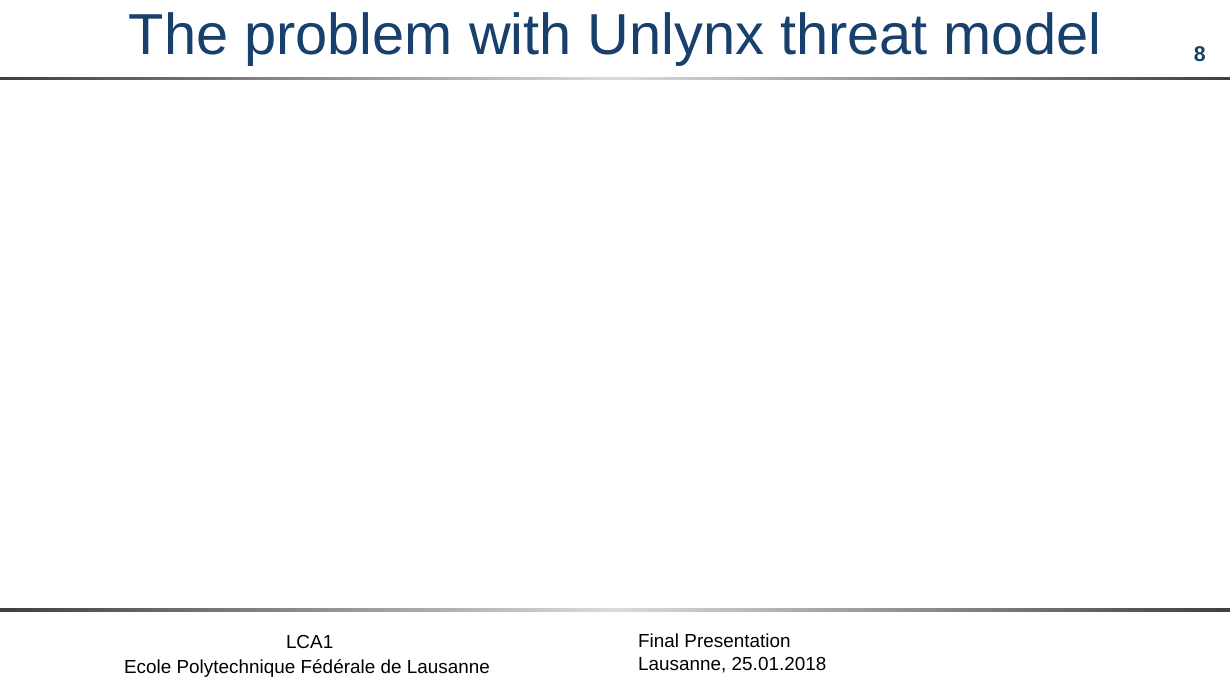
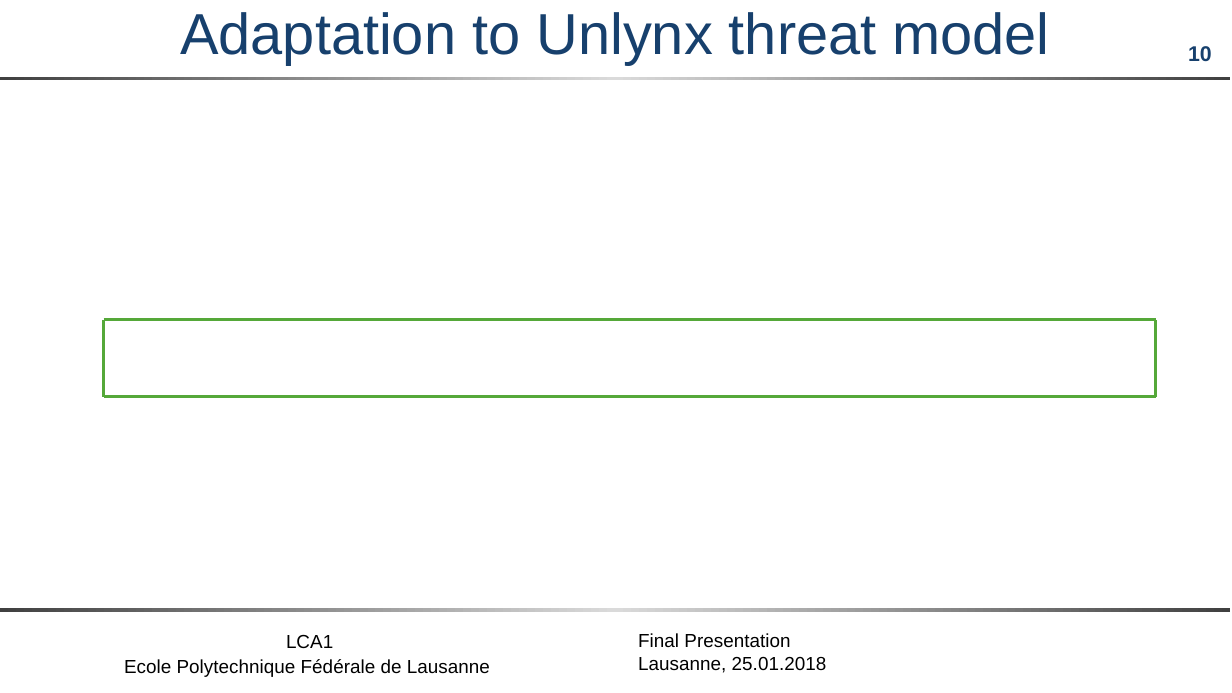
Before and after one commit to maxpr/MasterProjectDocuments, a slide deck: slide 10 of doc/FinalPresentation.pptx (slide 8 before the commit). Drawn at 1232x693 pixels with LibreOffice and Linux fonts; fonts in the diff are those of the drawing; grey boxes stand for pictures; background and template pictures are left out. Boxes give left, top, right and bottom in pixels: in the first picture for what was removed or moved away, otherwise in the second. Text is boxed around its words. In the diff, an @@ line names an element or a change of style, - is before the commit and + after.

```diff
--- a/doc/FinalPresentation.pptx
+++ b/doc/FinalPresentation.pptx
@@ title at box(180, 12, 1049, 64): text changed @@
-The problem with Unlynx threat model
+Adaptation to Unlynx threat model
@@ page number at box(1188, 46, 1212, 62): text changed @@
-8
+10
@@ line added from (104, 320) to (104, 396), #55A839 2.25 pt @@
@@ line added from (104, 320) to (1156, 320), #55A839 2.25 pt @@
@@ line added from (1156, 396) to (1156, 320), #55A839 2.25 pt @@
@@ line added from (104, 396) to (1156, 396), #55A839 2.25 pt @@
```
Also in this commit, not shown: 13 other slides changed, 4 slides added, 3 slides removed, 10 other files.
